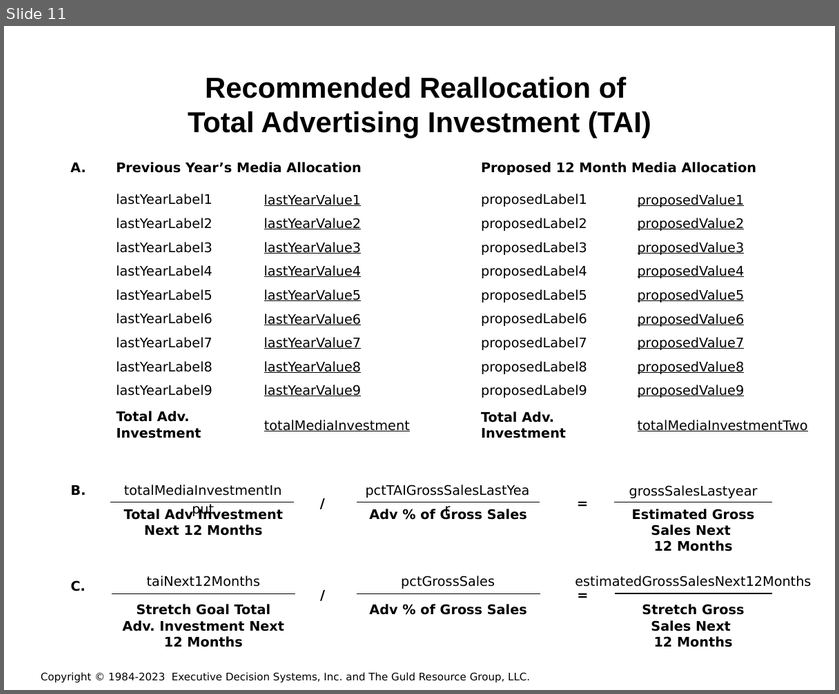
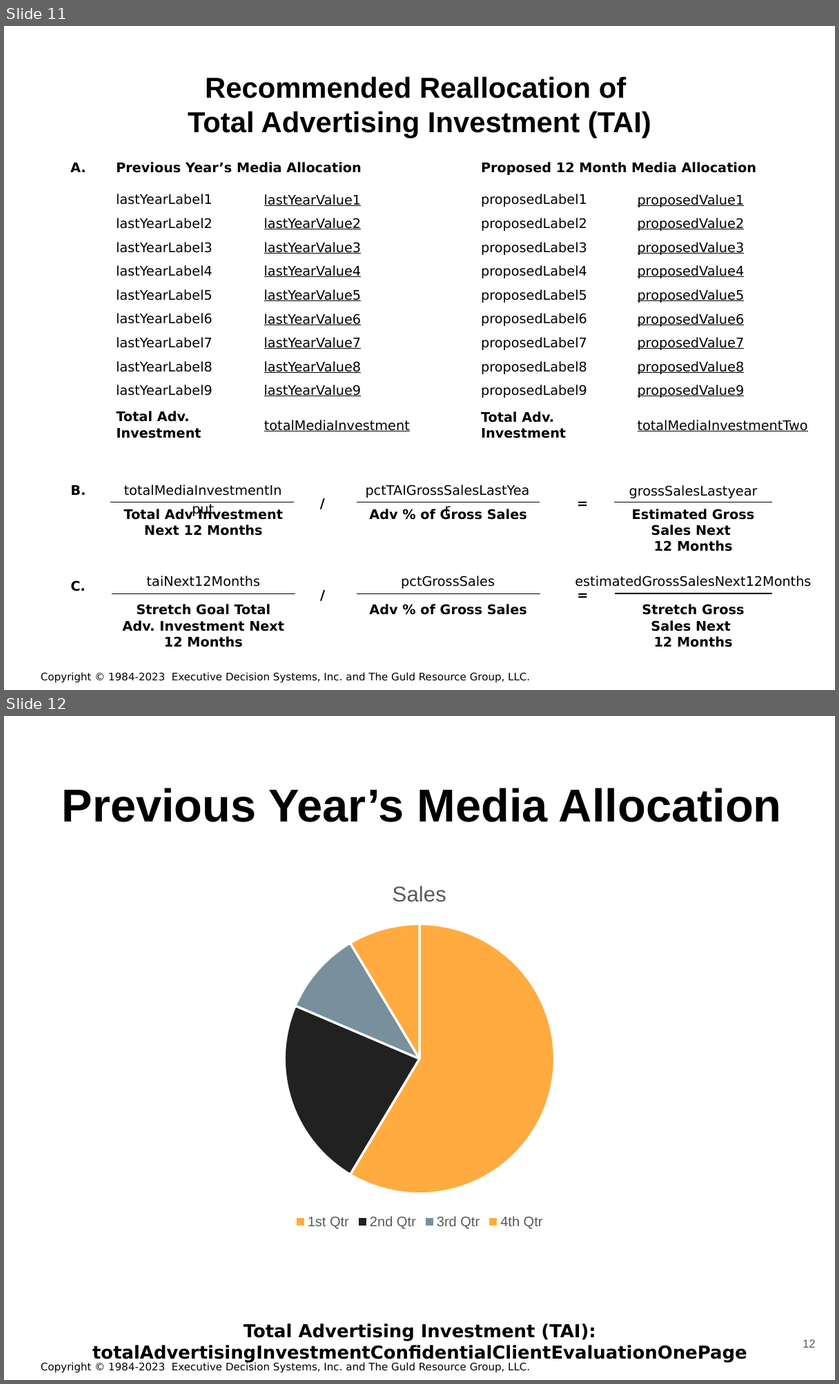
Before and after one commit to hintonandrew510/wizardfrontend, a slide deck: mavenprojectSCR/src/main/resources/powerpointtemplate/tv.pptx. Shown one above the other, each under a label of ours: slide 11 before the commit, slides 11 and 12 after it. The pictures are 839x694 and 839x1384 pixels, drawn with LibreOffice and Linux fonts; fonts in the diff are those of the drawing; background and template pictures are left out. Boxes give left, top, right and bottom in pixels: in the first picture for what was removed or moved away, otherwise in the second. Text is boxed around its words. In the diff, an @@ line names an element or a change of style, - is before the commit and + after.

```diff
--- a/mavenprojectSCR/src/main/resources/powerpointtemplate/tv.pptx
+++ b/mavenprojectSCR/src/main/resources/powerpointtemplate/tv.pptx
@@ slide 12 added at (x1=4, y1=716, x2=835, y2=1380), background picture (left out); not listed: 1 template element that a slide beside it also shows @@
@@ text added at (x1=62, y1=788, x2=782, y2=822), 40 pt, text #000000, bold @@
+Previous Year’s Media Allocation
@@ pie chart added at (x1=143, y1=864, x2=697, y2=1233) @@
+title "Sales"
+categories: 1st Qtr, 2nd Qtr, 3rd Qtr, 4th Qtr
+Sales: 59, 23, 10, 9
@@ text added at (x1=243, y1=1324, x2=595, y2=1341), 15.5 pt, text #000000, bold @@
+Total Advertising Investment (TAI): totalAdvertisingInvestmentConfidentialClientEvaluationOnePage
@@ page number added at (x1=802, y1=1340, x2=815, y2=1348), 10 pt, text #595959 @@
+12
```
Also in this commit, not shown: 1 slide changed, 5 other files.
